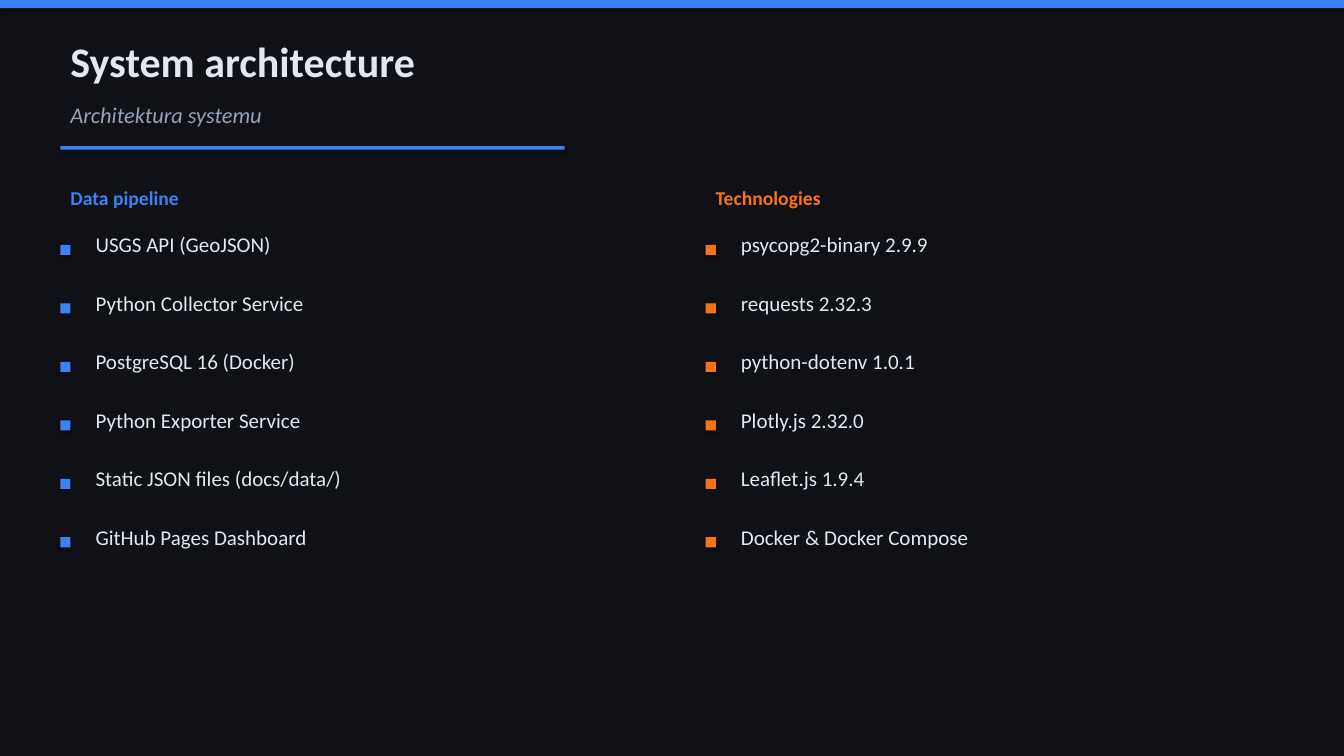
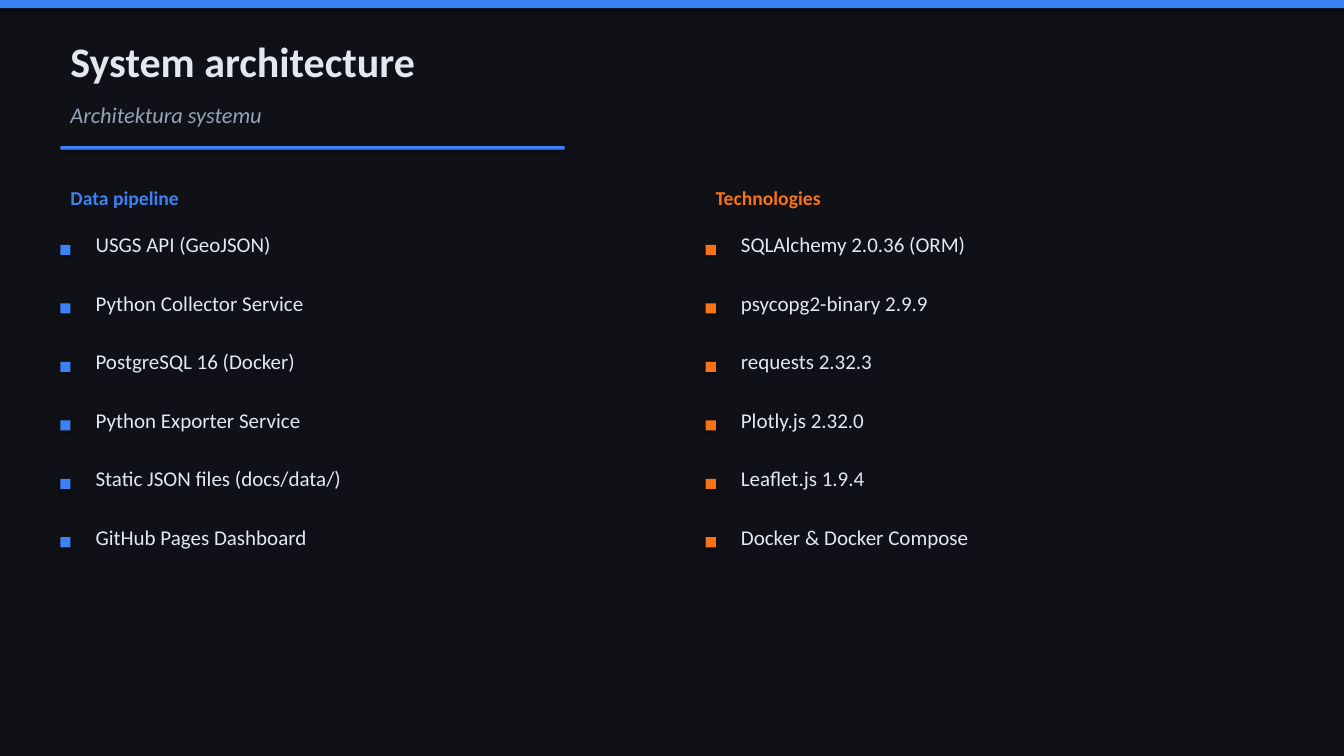
Before and after one commit to jakubzasadni/ADV_DATABASES_PROJECT, a slide deck: slide 7 of description/prezentacja_EN.pptx. Drawn at 1344x756 pixels with LibreOffice and Linux fonts; fonts in the diff are those of the drawing. Boxes give left, top, right and bottom in pixels: in the first picture for what was removed or moved away, otherwise in the second. Text is boxed around its words. In the diff, an @@ line names an element or a change of style, - is before the commit and + after.

```diff
--- a/description/prezentacja_EN.pptx
+++ b/description/prezentacja_EN.pptx
@@ text added at [741, 237, 965, 256], 15 pt, text #E2E8F0 @@
+SQLAlchemy 2.0.36 (ORM)
@@ text "psycopg2-binary 2.9.9": place and size @@
-text "psycopg2-binary 2.9.9" at [741, 237, 927, 256]
+text "psycopg2-binary 2.9.9" at [741, 296, 927, 315]
@@ text "requests 2.32.3": place and size @@
-text "requests 2.32.3" at [741, 297, 872, 315]
+text "requests 2.32.3" at [741, 355, 872, 373]
@@ text removed at [741, 354, 914, 373] @@
-python-dotenv 1.0.1
```
Also in this commit, not shown: 1 other slide changed, 1 other file.
